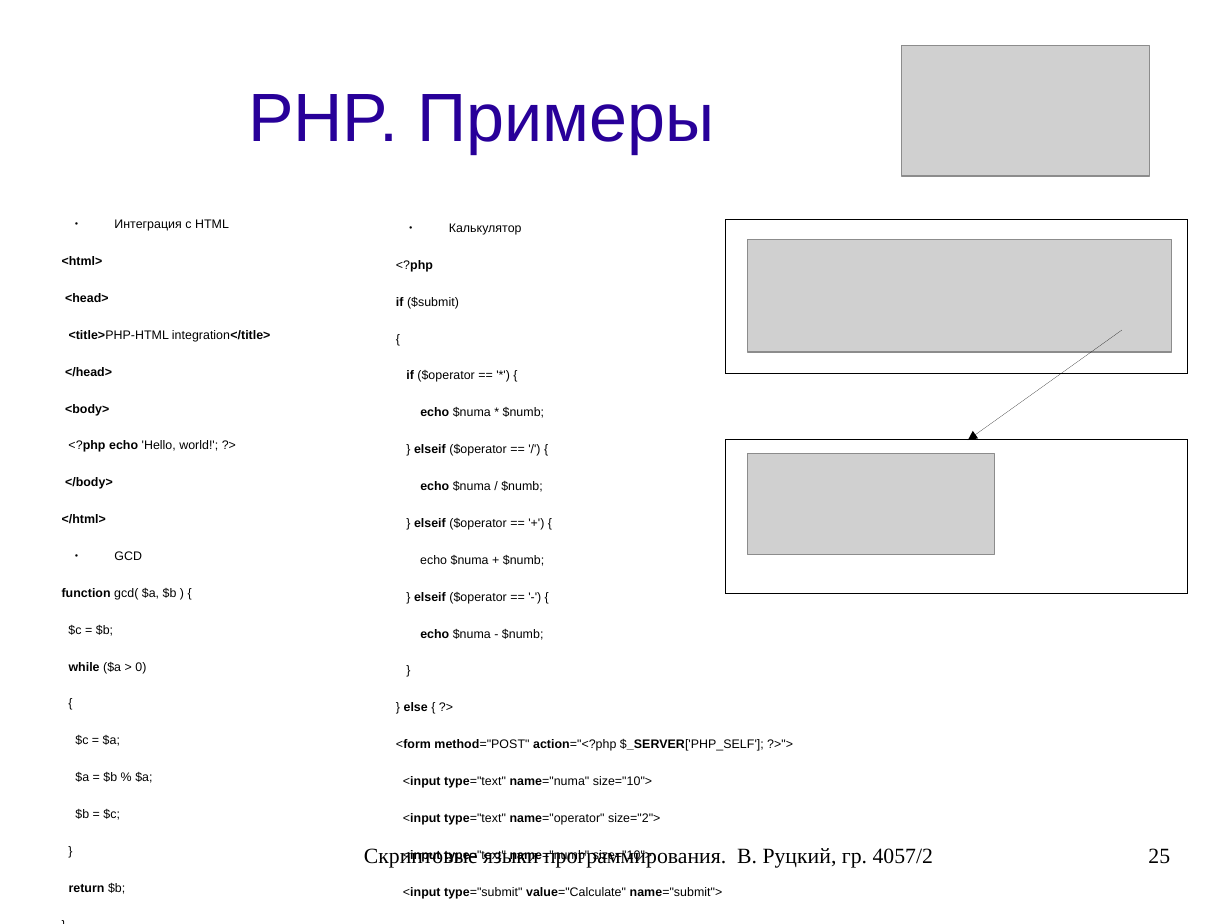
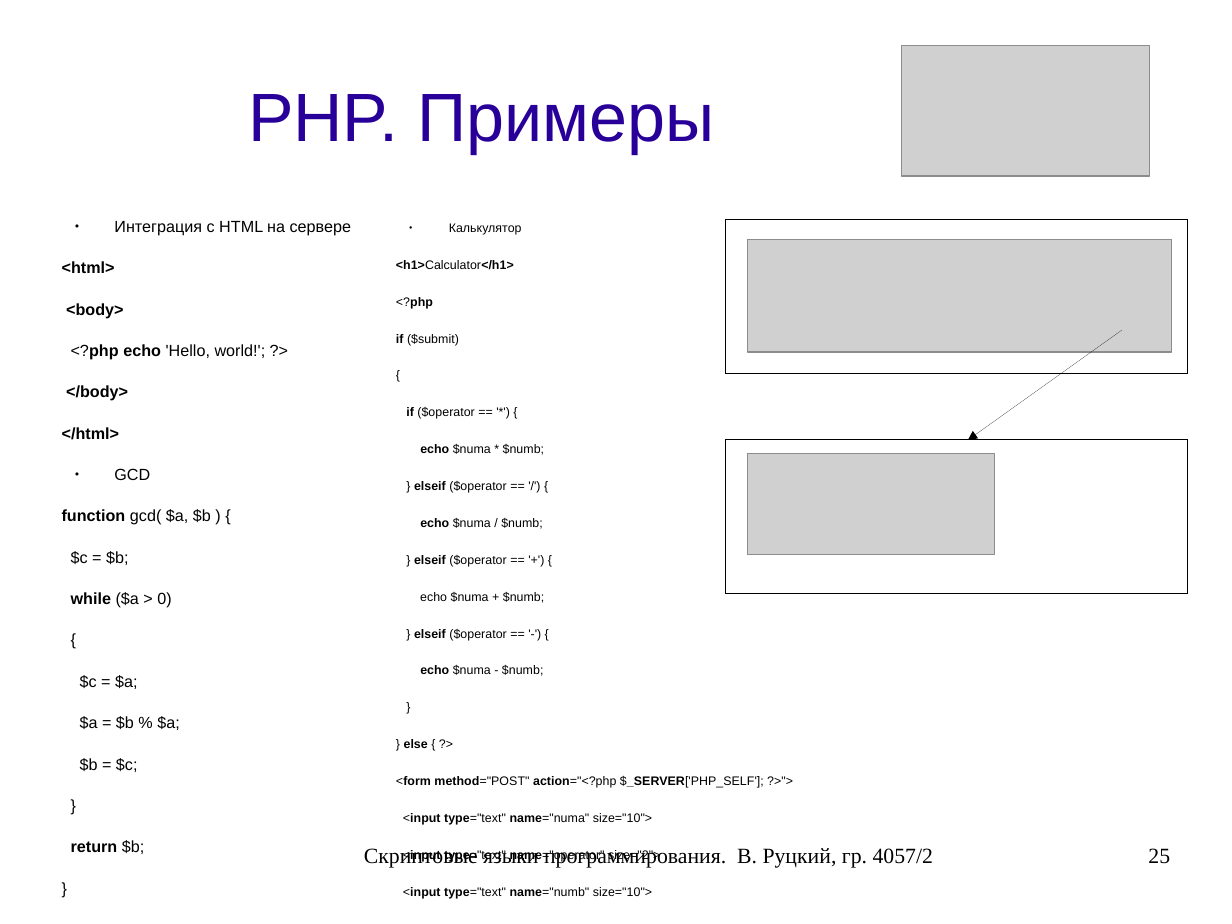
Before and after one commit to rutsky/semester07, a slide deck: slide 25 of Operation_systems/scripting_languages/40572_Rutsky_Scripting_languages.odp. Drawn at 1232x924 pixels with LibreOffice and Linux fonts; fonts in the diff are those of the drawing; grey boxes stand for pictures. Boxes give left, top, right and bottom in pixels: in the first picture for what was removed or moved away, otherwise in the second. Text is boxed around its words. In the diff, an @@ line names an element or a change of style, - is before the commit and + after.

```diff
--- a/Operation_systems/scripting_languages/40572_Rutsky_Scripting_languages.odp
+++ b/Operation_systems/scripting_languages/40572_Rutsky_Scripting_languages.odp
@@ text at (114,221,352,236): text changed; size 8 to 10.4 pt @@
-● Интеграция с HTML
+● Интеграция с HTML на сервере
@@ text at (62,261,266,854): size 8 to 10.4 pt in "<html>", "<body>", "<?php echo 'Hello, world!'; ?>", "</body>" and 13 more places @@
@@ text at (396,260,514,270): paragraph added @@
+<h1>Calculator</h1>
@@ text at (65,293,271,377): paragraphs removed @@
-<head>
-<title>PHP-HTML integration</title>
-</head>
```
Also in this commit, not shown: 8 other slides changed, 1 slide added.
